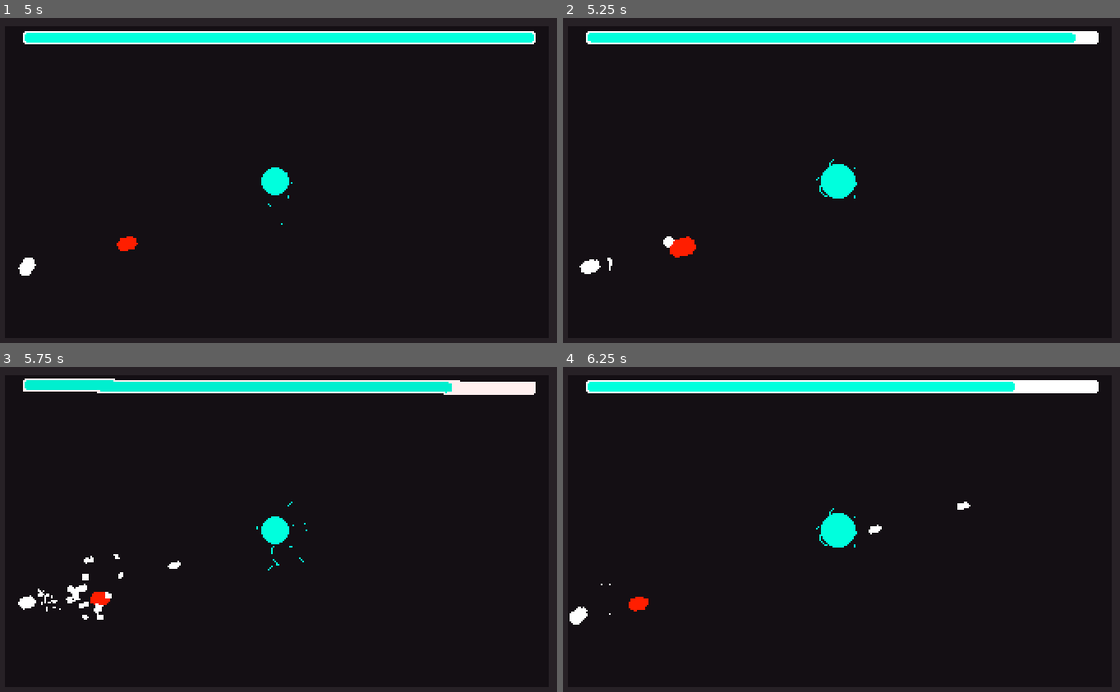
Above: before the commit, frames 1-4 (two rows, left to right).
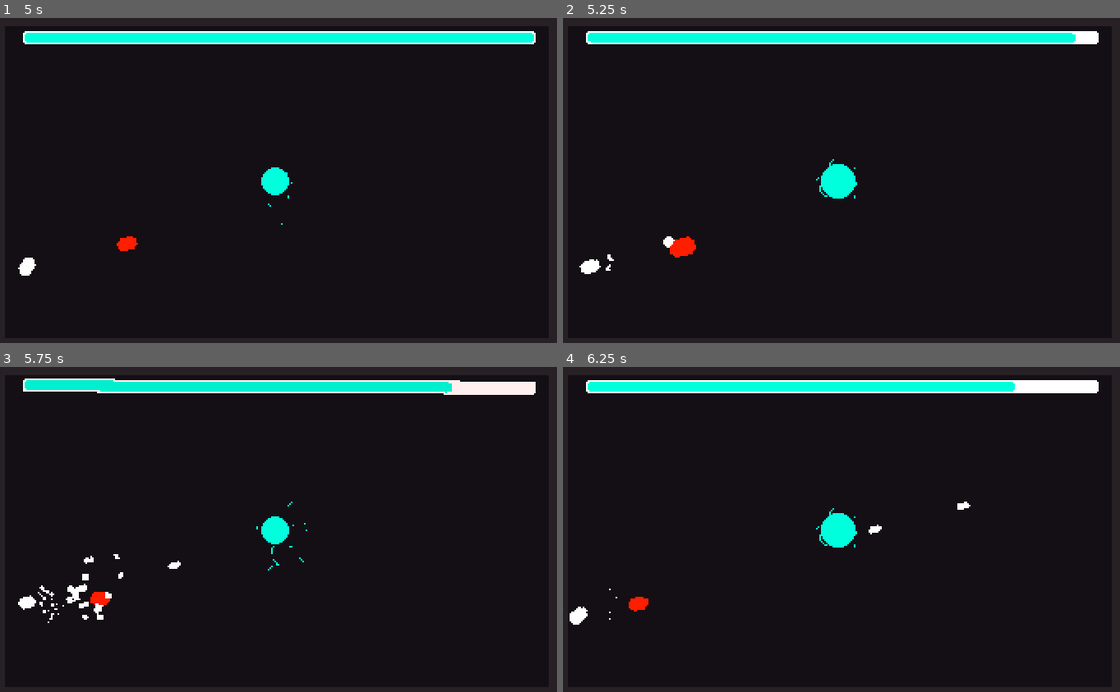
Above: after the commit, the same moments.

Repository: Nexe08/EnergySource
Game: Godot game, scene res://Main.tscn
The game is run twice, just before and just after one commit, with the same random seed, the same clock (stepped at 60 frames per second) and the same inputs.
Inputs (mouse positions are in pixels of both pictures, inside the frame that each line leads up to):
- Up to frame 1 (5 s): move the mouse to (401, 164) at 0.52 s; hold A (a) 0.53-1.28 s; tap D (d) at 0.8, 1.35, 3.8, 4.35 s; move the mouse to (167, 200) at 1.27 s; tap S (s) at 1.55, 4.55 s; move the mouse to (334, 109) at 2.02 s; hold S (s) 2.03-2.78 s; tap W (w) at 2.3, 2.85 s; move the mouse to (250, 248) at 2.77 s; tap A (a) at 3.05 s; move the mouse to (445, 232) at 3.52 s; hold A (a) 3.53-4.28 s; move the mouse to (111, 131) at 4.27 s
- Up to frame 2 (5.25 s): move the mouse to (869, 183) at 5.02 s; press the mouse at (869, 183) at 5.03 s
- Up to frame 3 (5.75 s): tap W (w) at 5.3 s
- Up to frame 4 (6.25 s): move the mouse to (757, 448) at 5.77 s; release the mouse at (757, 448) at 5.78 s; tap S (s) at 5.85 s; tap A (a) at 6.05 s

Frame 1 is identical in both runs. In frame 2, less than 0.1% of the frame differs, in the area x 7-10%, y 72-78%; in frame 3, 0.1%, in the area x 6-12%, y 67-79%; in frame 4, less than 0.1%.

Commit message:
Added: Shooting and explosition placholder sfx.
* Audio manager.

Diff:
--- a/Projectile/PlayerBullet.tscn
+++ b/Projectile/PlayerBullet.tscn
@@ -1,7 +1,9 @@
-[gd_scene load_steps=6 format=2]
+[gd_scene load_steps=8 format=2]
 
 [ext_resource path="res://Projectile/Projectile.tscn" type="PackedScene" id=1]
 [ext_resource path="res://Projectile/texture/player-bullet.png" type="Texture" id=2]
+[ext_resource path="res://Projectile/sfx/player_bullet_shoot_sfx.wav" type="AudioStream" id=3]
+[ext_resource path="res://Projectile/sfx/player_bullet_explosition_sfx.wav" type="AudioStream" id=5]
 
 [sub_resource type="RectangleShape2D" id=1]
 extents = Vector2( 4, 2 )
@@ -64,3 +66,11 @@
 root_node = NodePath("../..")
 autoplay = "default"
 anims/default = SubResource( 2 )
+
+[node name="ShootSFX" parent="." index="6"]
+stream = ExtResource( 3 )
+random_pitch = true
+
+[node name="ExplositionSFX" parent="." index="7"]
+stream = ExtResource( 5 )
+random_pitch = true
--- a/Projectile/Projectile.tscn
+++ b/Projectile/Projectile.tscn
@@ -1,6 +1,7 @@
-[gd_scene load_steps=6 format=2]
+[gd_scene load_steps=7 format=2]
 
 [ext_resource path="res://Projectile/Script/projectile.gd" type="Script" id=1]
+[ext_resource path="res://SXManager/SFXManager.tscn" type="PackedScene" id=2]
 
 [sub_resource type="Curve" id=1]
 _data = [ Vector2( 0, 1 ), 0.0, 0.0, 0, 0, Vector2( 0.582192, 0.972336 ), 0.0, 0.0, 0, 0, Vector2( 1, 0 ), 0.0, 0.0, 0, 0 ]
@@ -46,7 +47,6 @@
 
 [sub_resource type="Animation" id=2]
 resource_name = "death"
-length = 0.7
 tracks/0/type = "value"
 tracks/0/path = NodePath("DeathPartical:emitting")
 tracks/0/interp = 1
@@ -66,7 +66,7 @@
 tracks/1/imported = false
 tracks/1/enabled = true
 tracks/1/keys = {
-"times": PoolRealArray( 0.7 ),
+"times": PoolRealArray( 1 ),
 "transitions": PoolRealArray( 1 ),
 "values": [ {
 "args": [  ],
@@ -92,6 +92,18 @@
 tracks/3/imported = false
 tracks/3/enabled = true
 tracks/3/keys = {
+"times": PoolRealArray( 0 ),
+"transitions": PoolRealArray( 1 ),
+"update": 1,
+"values": [ true ]
+}
+tracks/4/type = "value"
+tracks/4/path = NodePath("ExplositionSFX:playing")
+tracks/4/interp = 1
+tracks/4/loop_wrap = true
+tracks/4/imported = false
+tracks/4/enabled = true
+tracks/4/keys = {
 "times": PoolRealArray( 0 ),
 "transitions": PoolRealArray( 1 ),
 "update": 1,
@@ -174,5 +186,10 @@
 anims/death = SubResource( 2 )
 anims/reset = SubResource( 4 )
 
+[node name="ShootSFX" parent="." instance=ExtResource( 2 )]
+autoplay = true
+
+[node name="ExplositionSFX" parent="." instance=ExtResource( 2 )]
+
 [connection signal="body_entered" from="." to="." method="_on_Projectile_body_entered"]
 [connection signal="screen_exited" from="VisibilityNotifier2D" to="." method="_on_VisibilityNotifier2D_screen_exited"]
--- /dev/null
+++ b/SXManager/SFXManager.tscn
@@ -0,0 +1,6 @@
+[gd_scene load_steps=2 format=2]
+
+[ext_resource path="res://SXManager/script/SFX_manager.gd" type="Script" id=1]
+
+[node name="SFXManager" type="AudioStreamPlayer"]
+script = ExtResource( 1 )
--- /dev/null
+++ b/SXManager/script/SFX_manager.gd
@@ -0,0 +1,11 @@
+extends AudioStreamPlayer
+# SFX manager
+
+export var random_pitch: bool = false
+
+func _ready() -> void:
+    if random_pitch:
+        randomize()
+        pitch_scale = rand_range(.86, 1.24)
+    else:
+        pitch_scale = 1
Not shown, added: Projectile/sfx/player_bullet_explosition
Not shown, added: Projectile/sfx/player_bullet_explosition_sfx
Not shown, added: Projectile/sfx/player_bullet_explosition_sfx.wav
Not shown, added: Projectile/sfx/player_bullet_shoot_sfx.wav
